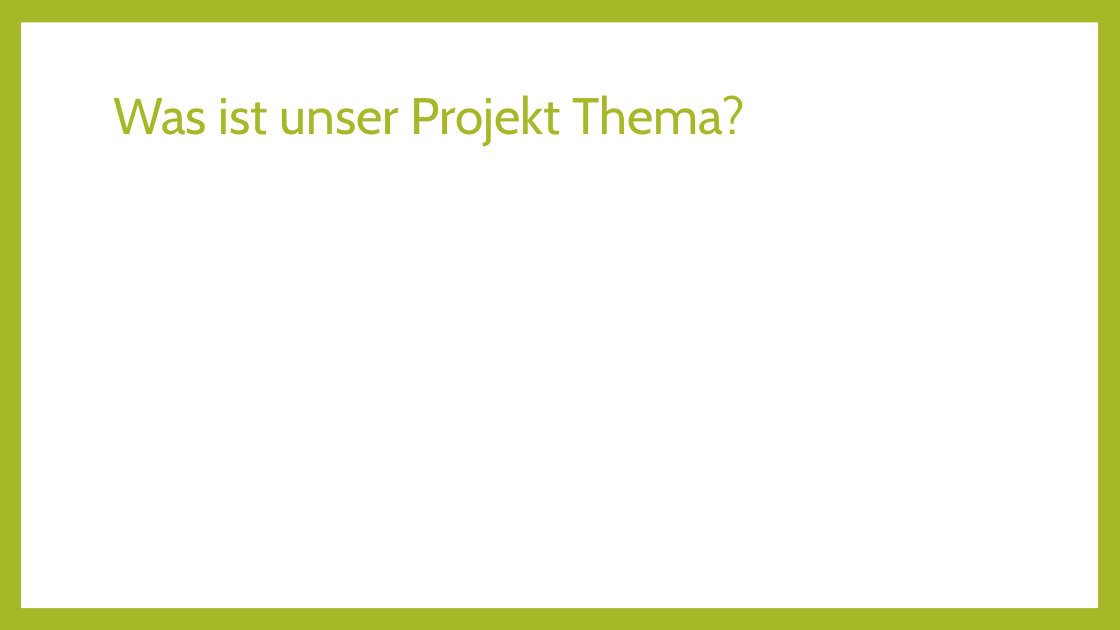
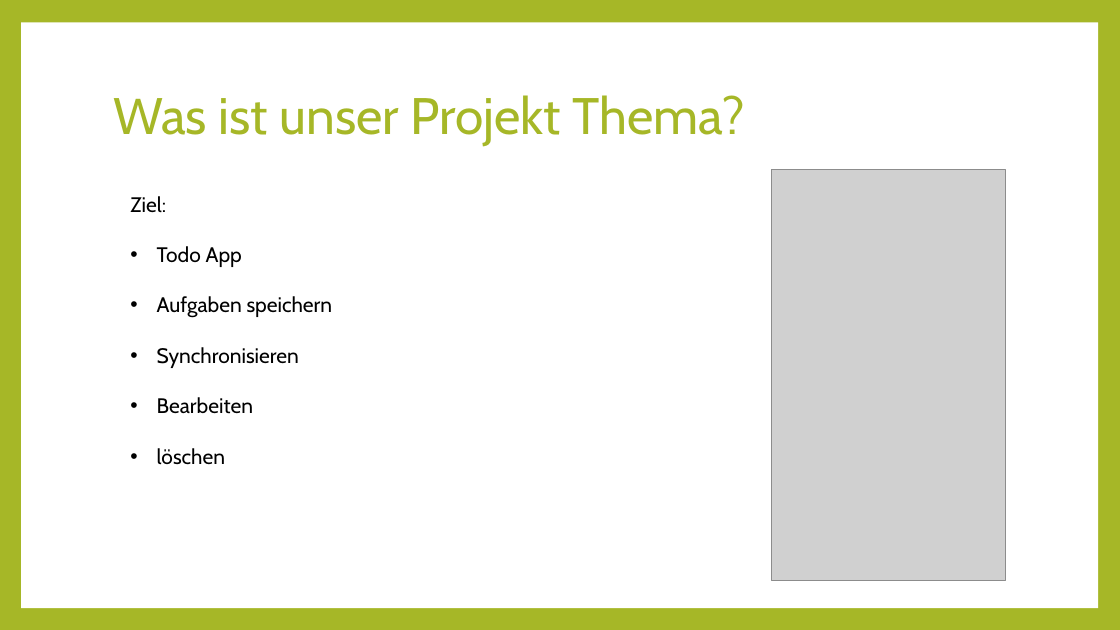
Before and after one commit to errorsHurt/KivyTodoList, a slide deck: slide 4 of dokumentation/Kivy Präsi.pptx. Drawn at 1120x630 pixels with LibreOffice and Linux fonts; fonts in the diff are those of the drawing; grey boxes stand for pictures. Boxes give left, top, right and bottom in pixels: in the first picture for what was removed or moved away, otherwise in the second. Text is boxed around its words. In the diff, an @@ line names an element or a change of style, - is before the commit and + after.

```diff
--- a/dokumentation/Kivy Präsi.pptx
+++ b/dokumentation/Kivy Präsi.pptx
@@ picture added at [771, 169, 1006, 580] @@
@@ text added at [130, 196, 333, 465], 18 pt, text #000000 @@
+Ziel:
+• Todo App
+• Aufgaben speichern
+• Synchronisieren
+• Bearbeiten
+• löschen
```
Also in this commit, not shown: 1 slide added, 1 slide removed.
